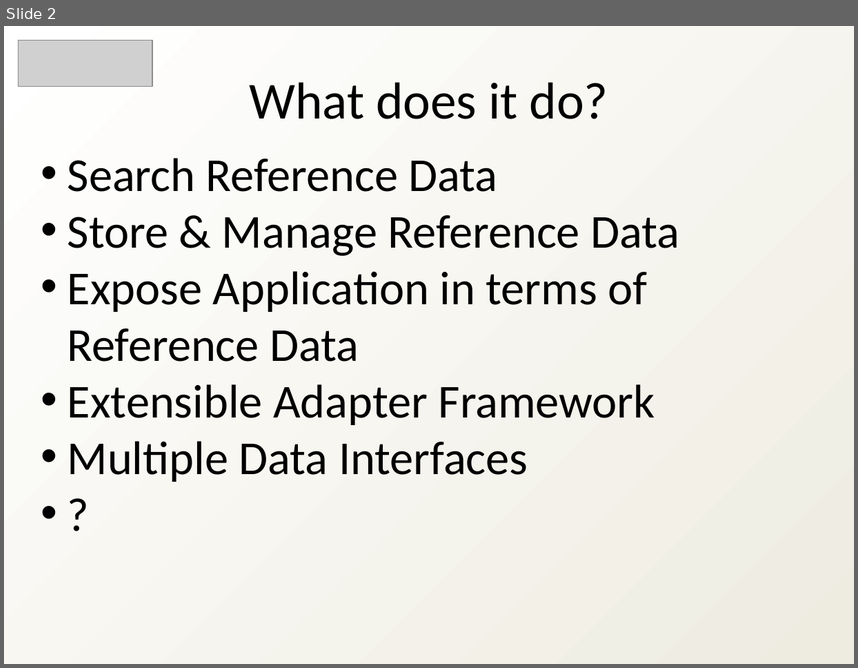
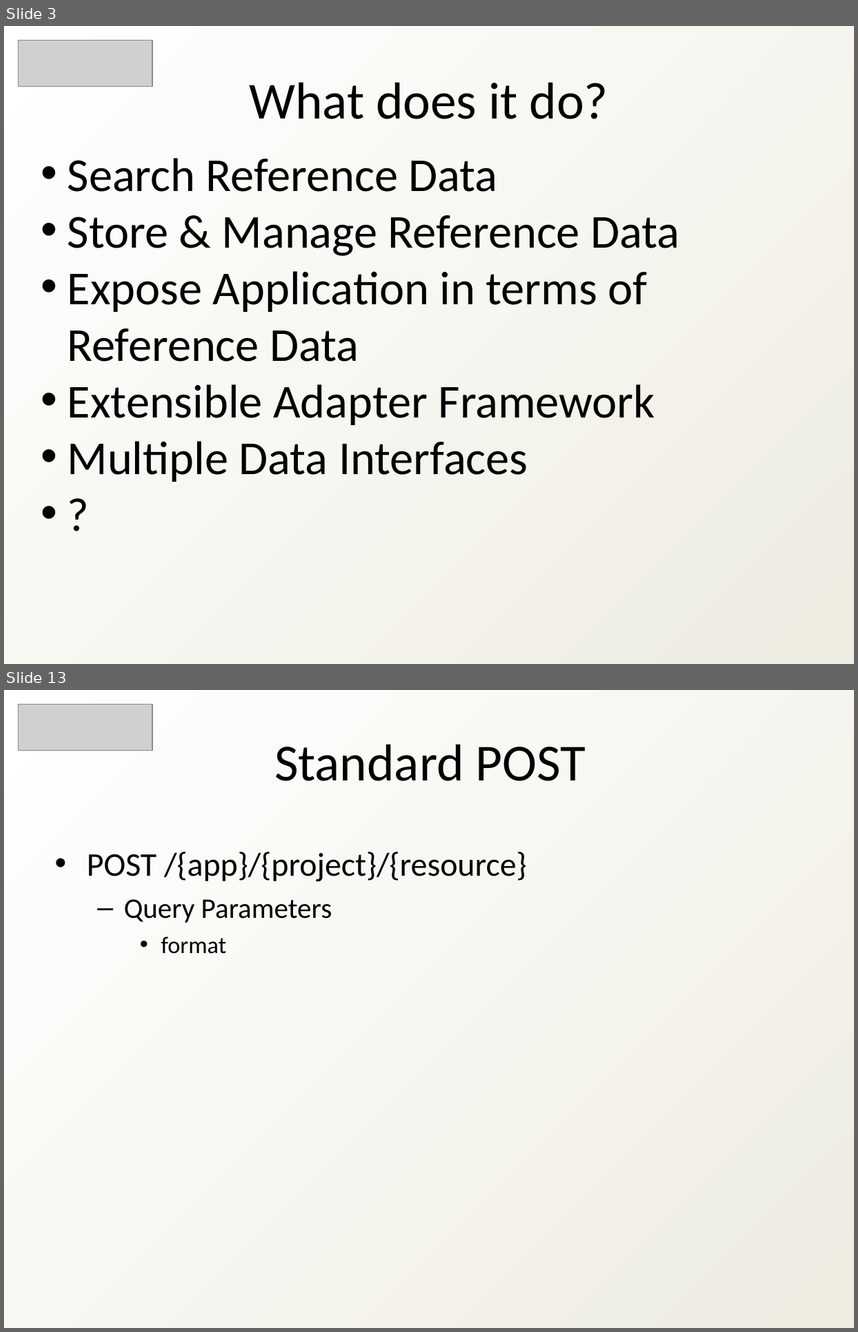
Before and after one commit to heyena/iring-tools, a slide deck: trunk/Documentation/iRINGTools_Overview_v2.1.0.ppt. Shown one above the other, each under a label of ours: slide 2 before the commit, slides 3 and 13 after it; the slides between them are not shown. The pictures are 858x668 and 858x1332 pixels, drawn with LibreOffice and Linux fonts; fonts in the diff are those of the drawing; grey boxes stand for pictures. Boxes give left, top, right and bottom in pixels: in the first picture for what was removed or moved away, otherwise in the second. Text is boxed around its words. In the diff, an @@ line names an element or a change of style, - is before the commit and + after.

```diff
--- a/trunk/Documentation/iRINGTools_Overview_v2.1.0.ppt
+++ b/trunk/Documentation/iRINGTools_Overview_v2.1.0.ppt
@@ slide 13 added at bbox=[4, 690, 854, 1328], background gradient #FFFFFF to #EEECE1 @@
@@ picture added at bbox=[18, 704, 153, 750] @@
@@ text added at bbox=[274, 744, 586, 781], 44 pt, text #000000 @@
+Standard POST
@@ text added at bbox=[87, 851, 527, 954], 28 pt, text #000000 @@
+• POST /{app}/{project}/{resource}
+  – Query Parameters
+    • format
@@ what was slide 2 is now slide 3 @@
```
Also in this commit, not shown: 2 slides changed, 17 other slides added, 17 slides removed, 1 other file.
